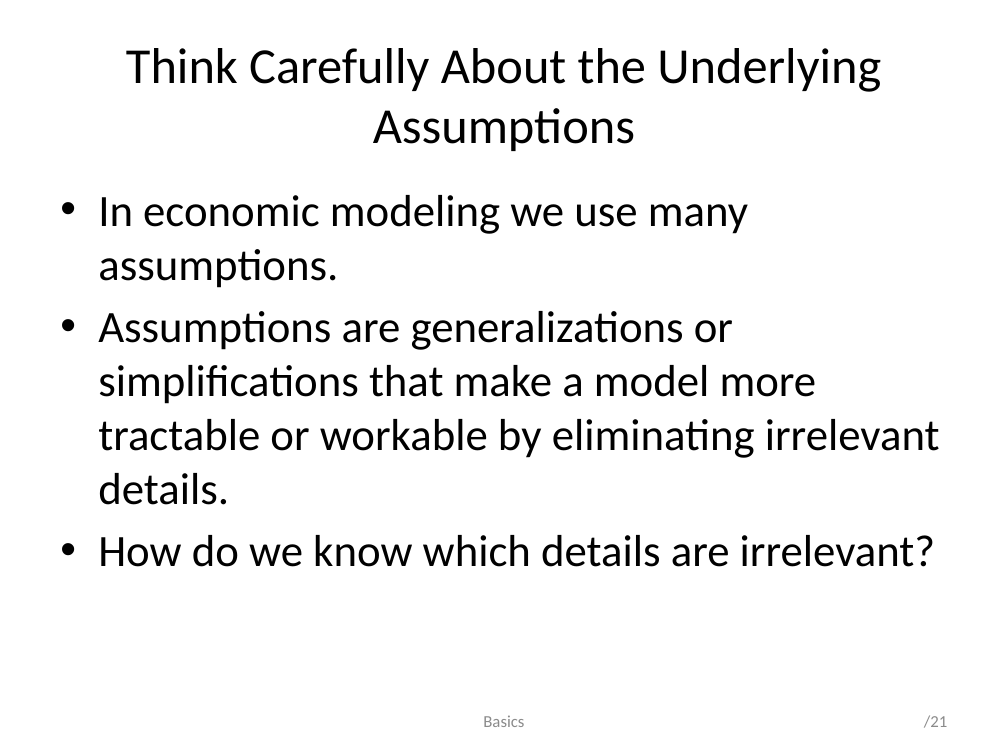
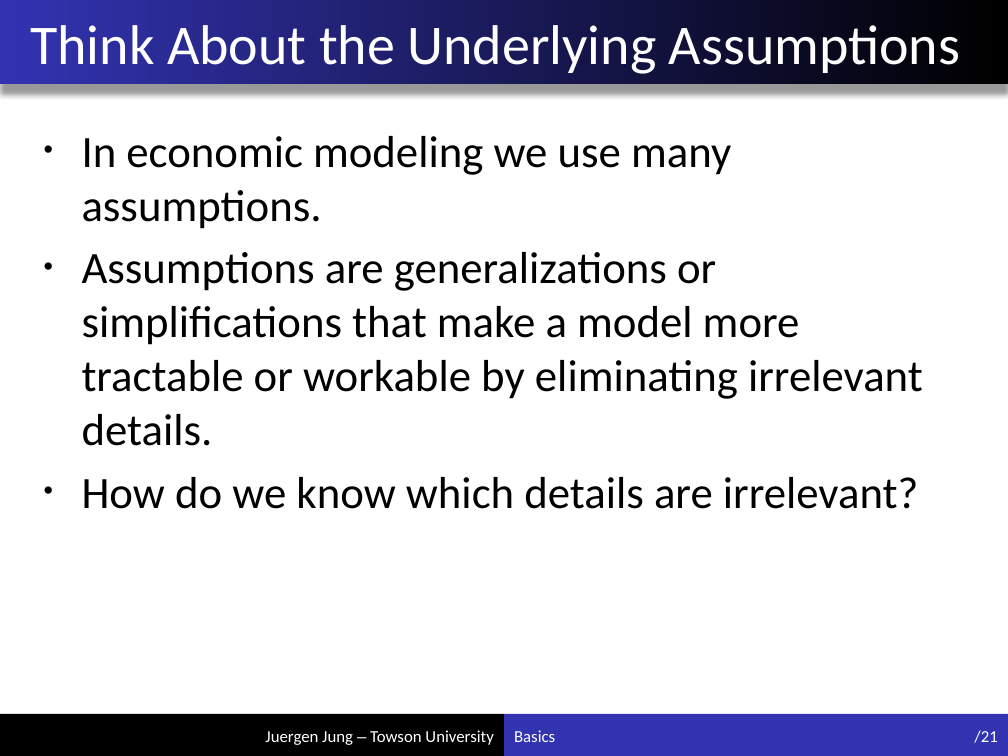
Before and after one commit to juejung/juejung.github.io, a slide deck: slide 21 of jdocs/Macro1/basics1_4.pptx. Drawn at 1008x756 pixels with LibreOffice and Linux fonts; fonts in the diff are those of the drawing. Boxes give left, top, right and bottom in pixels: in the first picture for what was removed or moved away, otherwise in the second. Text is boxed around its words. In the diff, an @@ line names an element or a change of style, - is before the commit and + after.

Commit message:
add new formatting to slides

```diff
--- a/jdocs/Macro1/basics1_4.pptx
+++ b/jdocs/Macro1/basics1_4.pptx
@@ rectangle added at (0,0,1008,84), fill gradient #000000 to #3333B2 @@
@@ title at (30,25,960,74): text changed; size 36 to 40 pt; text colour #000000 to #F0F0F0 @@
-Think Carefully About the Underlying Assumptions
+Think About the Underlying Assumptions
@@ text "In economic modeling we use ...": place and size @@
-text "In economic modeling we use ..." at (98,195,940,567)
+text "In economic modeling we use ..." at (82,136,923,509)
@@ rectangle added at (0,714,504,756), fill #000000 @@
@@ text "Basics": place and size @@
-text "Basics" at (483,715,524,727)
+text "Basics" at (514,730,555,742)
@@ text "Basics" at (514,730,555,742): text colour #8C8C8C to #F0F0F0; alignment centre to left @@
@@ rectangle added at (504,714,1008,756), fill #3333B2 @@
@@ page number: place and size @@
-page number at (924,715,947,728)
+page number at (974,730,997,743)
@@ page number at (974,730,997,743): text colour #8C8C8C to #F0F0F0 @@
@@ text added at (265,730,493,745), 12 pt, text #F0F0F0 @@
+Juergen Jung – Towson University
```
Also in this commit, not shown: 47 other slides changed, 3 other files.
